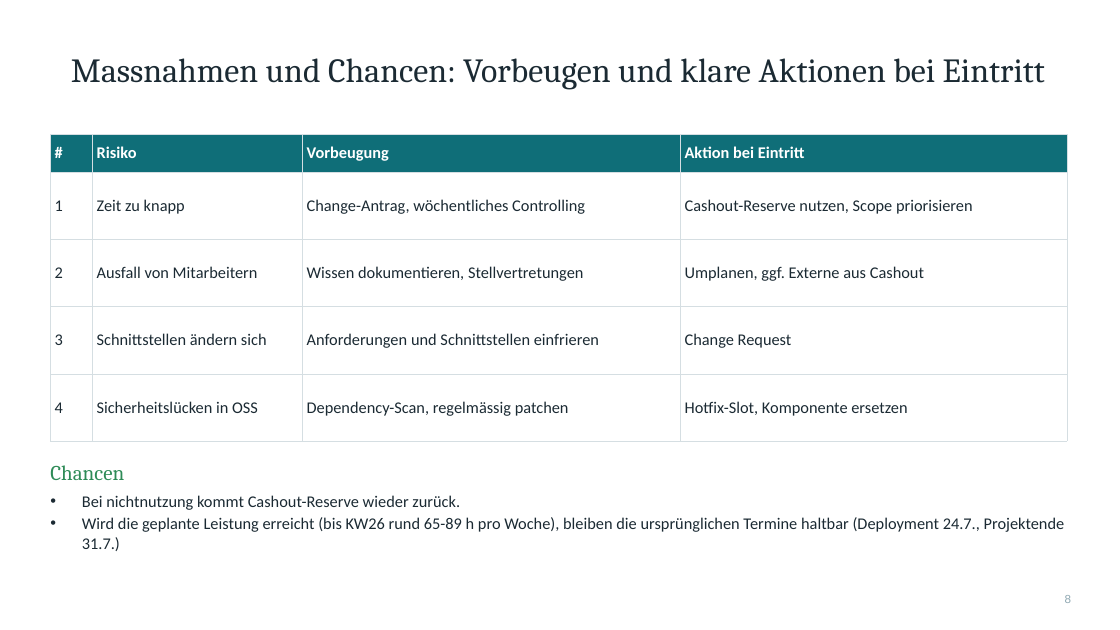
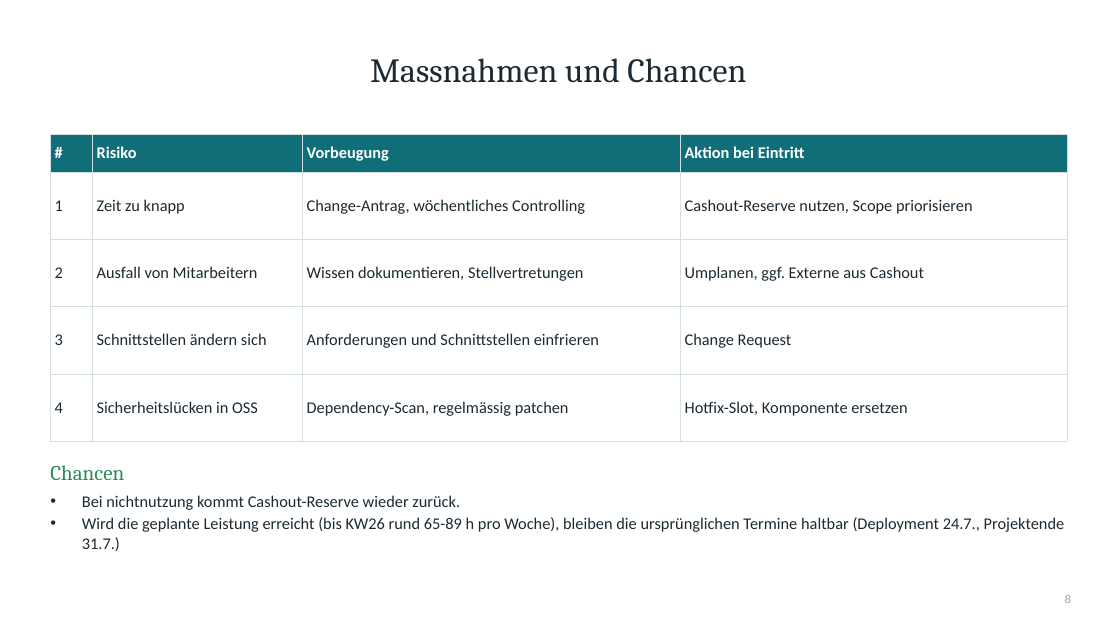
Before and after one commit to C4RN1V0R/Projektanalyse-pmqm, a slide deck: slide 8 of Projektpraesentation.pptx. Drawn at 1120x630 pixels with LibreOffice and Linux fonts; fonts in the diff are those of the drawing. Boxes give left, top, right and bottom in pixels: in the first picture for what was removed or moved away, otherwise in the second. Text is boxed around its words. In the diff, an @@ line names an element or a change of style, - is before the commit and + after.

```diff
--- a/Projektpraesentation.pptx
+++ b/Projektpraesentation.pptx
@@ title at (370,58,746,83): text changed @@
-Massnahmen und Chancen: Vorbeugen und klare Aktionen bei Eintritt
+Massnahmen und Chancen
```
Also in this commit, not shown: 4 other slides changed.
